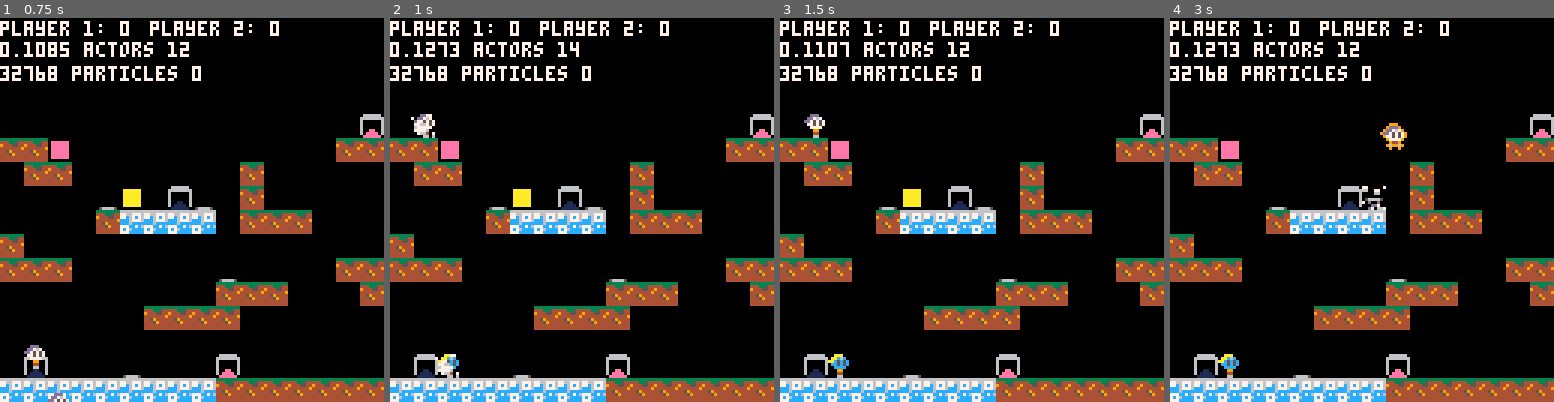
Above: before the commit, frames 1-4 (left to right).
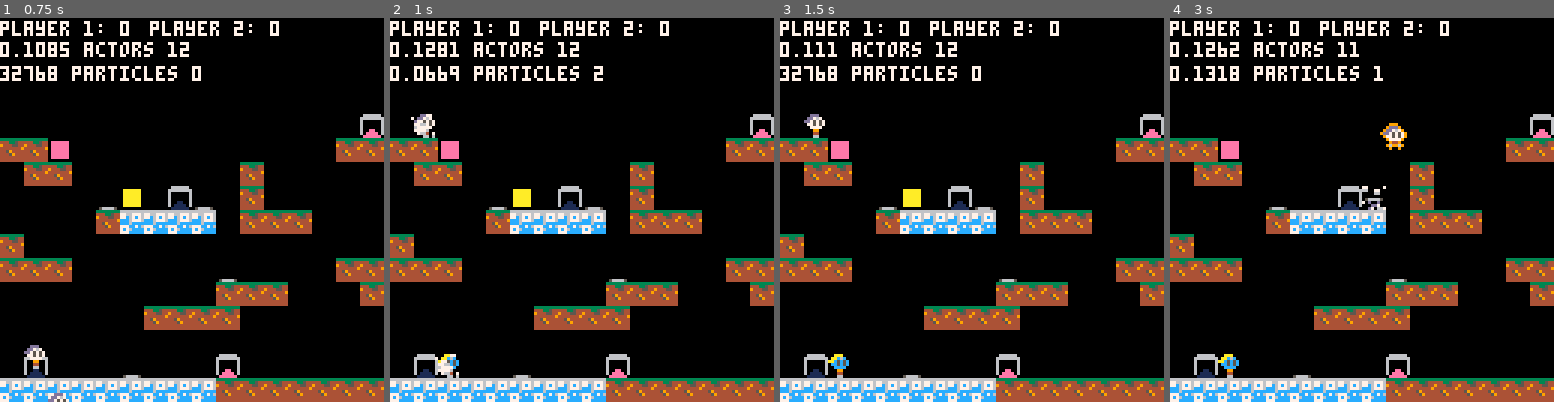
Above: after the commit, the same moments.

Repository: wesen/carts
Game: PICO-8 cartridge games/bump/bump.p8
Same seed, same stepped clock (60 frames per second), same inputs: the game is played once before the commit and once after it.
Inputs:
- Up to frame 1 (0.75 s): tap X (X key) at 0.33 s; tap O (Z key) at 0.7 s
- Up to frame 2 (1 s): no input
- Up to frame 3 (1.5 s): tap X (X key) at 1.07 s
- Up to frame 4 (3 s): hold Right 1.6-2.1 s; tap O (Z key) every 0.4 s from 1.7 to 2.9 s; tap X (X key) at 1.85, 2.97 s; hold Up 2.15-2.42 s; hold Right from 2.47 s (still down)

Frame 1 is identical in both runs. In frame 2, 0.8% of the frame differs, in the area x 0-56%, y 6-17%; in frame 3, 0.6%; in frame 4, 0.9%.

Commit message:
Implement invincibility power up

Diff:
--- a/games/bump/bump.p8
+++ b/games/bump/bump.p8
@@ -521,7 +521,7 @@
 
 function cls_actor:is_actor_at(x,y)
  for actor in all(actors) do
-  if (actor.is_solid and self!=actor and do_bboxes_collide_offset(self,actor,x,y)) return true
+  if (actor.is_solid and self!=actor and do_bboxes_collide_offset(self,actor,x,y)) return true,actor
  end
 
  return false
@@ -671,6 +671,8 @@
 
 cls_smoke=subclass(cls_actor,function(self,pos,start_spr,dir)
  cls_actor._ctr(self,pos+v2(mrnd(1),0))
+ del(actors,self)
+ add(particles,self)
  self.flip=v2(maybe(),false)
  self.spr=start_spr
  self.start_spr=start_spr
@@ -682,7 +684,7 @@
 function cls_smoke:update()
  self:move_x(self.spd_x)
  self.spr+=0.2
- if (self.spr>self.start_spr+3) del(actors,self)
+ if (self.spr>self.start_spr+3) del(particles,self)
 end
 
 function cls_smoke:draw()
@@ -974,14 +976,24 @@
  -- interact with players
  local feet_box=hitbox_to_bbox(self.feet_hitbox,v2(self.x,self.y))
  for player in all(players) do
-  if self!=player then
-   -- attack
-   local head_box=hitbox_to_bbox(player.head_hitbox,v2(player.x,player.y))
-   local can_attack=not self.on_ground and self.spd_y>0
-   -- printh(tostr(self.nr).." attack on ground "..tostr(on_ground))
-
-   if (feet_box:collide(head_box) and can_attack)
+  if self!=player and player.power_up!=spr_power_up_invincibility then
+   local kill_player=false
+
+   if self.power_up==spr_power_up_invincibility
+    and do_bboxes_collide_offset(self,player,input,0) then
+    kill_player=true
+   else
+    -- attack
+    local head_box=hitbox_to_bbox(player.head_hitbox,v2(player.x,player.y))
+    local can_attack=not self.on_ground and self.spd_y>0
+
+    if (feet_box:collide(head_box) and can_attack)
     or do_bboxes_collide(self,player) then
+     kill_player=true
+    end
+   end
+
+   if kill_player then
     add_cr(function ()
      self.is_bullet_time=true
      player.is_bullet_time=true
@@ -1005,8 +1017,8 @@
   end
  end
 
- -- if (not self.on_ground and frame%2==0) insert(self.ghosts,{x=self.x,y=self.y})
- -- if ((self.on_ground or #self.ghosts>6)) popend(self.ghosts)
+-- if (not self.on_ground and frame%2==0) insert(self.ghosts,{x=self.x,y=self.y})
+-- if ((self.on_ground or #self.ghosts>6)) popend(self.ghosts)
 end
 
 function cls_player:draw()
@@ -1232,7 +1244,7 @@
   player.power_up_countdown=nil
  elseif self.tile==spr_power_up_invincibility then
   player.power_up=spr_power_up_invincibility
-  player.power_up_countdown=4
+  player.power_up_countdown=25
  end
 end
 
--- a/games/bump/player.lua
+++ b/games/bump/player.lua
@@ -199,14 +199,24 @@
  -- interact with players
  local feet_box=hitbox_to_bbox(self.feet_hitbox,v2(self.x,self.y))
  for player in all(players) do
-  if self!=player then
-   -- attack
-   local head_box=hitbox_to_bbox(player.head_hitbox,v2(player.x,player.y))
-   local can_attack=not self.on_ground and self.spd_y>0
-   -- printh(tostr(self.nr).." attack on ground "..tostr(on_ground))
-
-   if (feet_box:collide(head_box) and can_attack)
+  if self!=player and player.power_up!=spr_power_up_invincibility then
+   local kill_player=false
+
+   if self.power_up==spr_power_up_invincibility
+    and do_bboxes_collide_offset(self,player,input,0) then
+    kill_player=true
+   else
+    -- attack
+    local head_box=hitbox_to_bbox(player.head_hitbox,v2(player.x,player.y))
+    local can_attack=not self.on_ground and self.spd_y>0
+
+    if (feet_box:collide(head_box) and can_attack)
     or do_bboxes_collide(self,player) then
+     kill_player=true
+    end
+   end
+
+   if kill_player then
     add_cr(function ()
      self.is_bullet_time=true
      player.is_bullet_time=true
@@ -230,8 +240,8 @@
   end
  end
 
- -- if (not self.on_ground and frame%2==0) insert(self.ghosts,{x=self.x,y=self.y})
- -- if ((self.on_ground or #self.ghosts>6)) popend(self.ghosts)
+-- if (not self.on_ground and frame%2==0) insert(self.ghosts,{x=self.x,y=self.y})
+-- if ((self.on_ground or #self.ghosts>6)) popend(self.ghosts)
 end
 
 function cls_player:draw()
